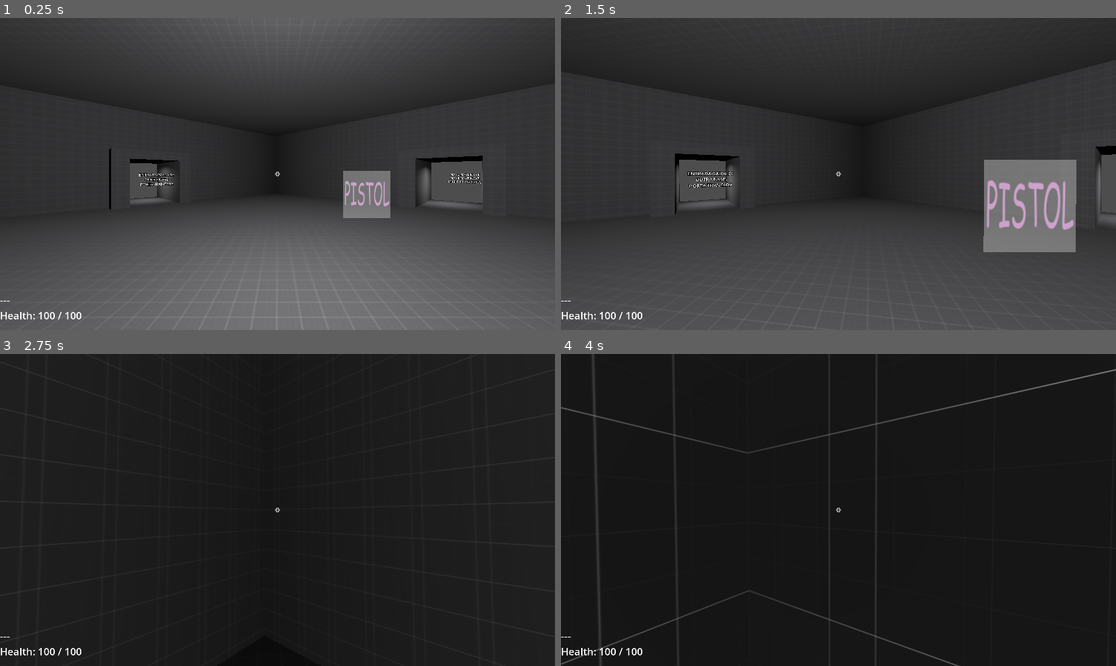
Above: before the commit, frames 1-4 (two rows, left to right).
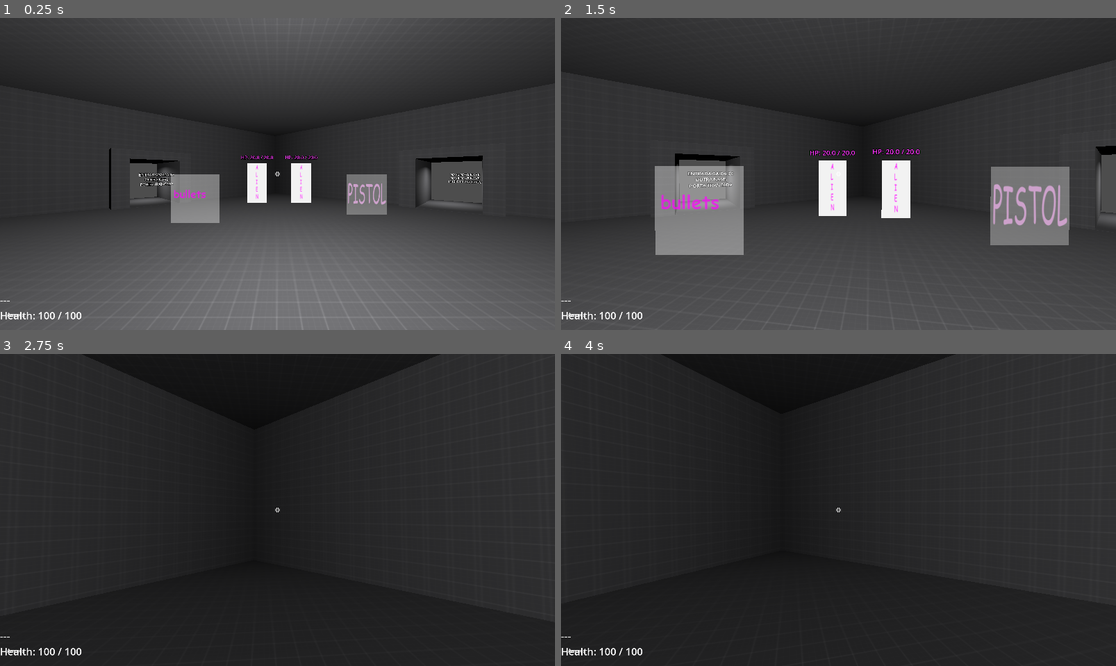
Above: after the commit, the same moments.

Repository: alxcsx/scifi-fps
Game: Godot game, scene res://scenes/map/Main.tscn
Two runs of this game, one before a commit and one after it. Both use one fixed random seed, a clock stepped at 60 frames per second and the inputs below.
Inputs (mouse positions are in pixels of both pictures, inside the frame that each line leads up to):
- Up to frame 1 (0.25 s): no input
- Up to frame 2 (1.5 s): move the mouse to (866, 174) at 0.52 s; hold Shift (crouch) 0.53-1.28 s; hold W (move_forward) from 0.53 s (still down); move the mouse to (810, 174) at 1.27 s; click (810, 174) at 1.35 s
- Up to frame 3 (2.75 s): keep holding W (move_forward); move the mouse to (288, 503) at 2.02 s; hold E (weapon_next) from 2.03 s (still down)
- Up to frame 4 (4 s): keep holding W (move_forward); move the mouse to (832, 516) at 2.77 s; release E (weapon_next) at 2.78 s; tap Q (weapon_prev) at 2.85 s; tap Enter at 3.5 s; move the mouse to (877, 513) at 3.52 s; hold Shift (crouch) from 3.53 s (still down)

The runs differ from the first frame. In frame 1, 3.0% of the frame differs, in the area x 1-71%, y 44-96%; in frame 2, 8.8%; in frame 3, 0.2%; in frame 4, 16%, in the area x 0-100%, y 0-100%.

Commit message:
Inimigo Base + Pickup de Balas + cleanup

Diff:
--- /dev/null
+++ b/resources/ammo/bullets.tres
@@ -0,0 +1,10 @@
+[gd_resource type="Resource" script_class="AmmoItem" format=3 uid="uid://caq4ql0j4kocw"]
+
+[ext_resource type="Script" uid="uid://b4m6knhom7fdn" path="res://scripts/resources/AmmoItem.gd" id="1_0gyap"]
+[ext_resource type="Texture2D" uid="uid://bs8h7i178yr3x" path="res://textures/placeholders/bullets_mock.png" id="1_4ws6o"]
+
+[resource]
+script = ExtResource("1_0gyap")
+item_name = "Bullets"
+icon = ExtResource("1_4ws6o")
+metadata/_custom_type_script = "uid://b4m6knhom7fdn"
--- a/scenes/controllers/player.tscn
+++ b/scenes/controllers/player.tscn
@@ -1,10 +1,10 @@
 [gd_scene format=3 uid="uid://buioxy5ag4gc6"]
 
-[ext_resource type="Script" uid="uid://bh7whb50yhh3k" path="res://scripts/player/Player.gd" id="1_xxdfd"]
-[ext_resource type="Script" uid="uid://dm870l2w53ue4" path="res://scripts/player/PlayerHealthManager.gd" id="2_4p0md"]
-[ext_resource type="Script" uid="uid://bwne07mm23kui" path="res://scripts/player/PlayerInventoryManager.gd" id="2_dqkch"]
-[ext_resource type="Script" uid="uid://ff8i2a4rw2jq" path="res://scripts/player/PlayerInteractionManager.gd" id="2_nceo0"]
-[ext_resource type="Script" uid="uid://d2q325h3ul3s0" path="res://scripts/player/PlayerMovementManager.gd" id="2_qhqgy"]
+[ext_resource type="Script" uid="uid://bh7whb50yhh3k" path="res://scripts/entities/player/Player.gd" id="1_xxdfd"]
+[ext_resource type="Script" uid="uid://dm870l2w53ue4" path="res://scripts/entities/HealthManager.gd" id="2_4p0md"]
+[ext_resource type="Script" uid="uid://bwne07mm23kui" path="res://scripts/entities/player/PlayerInventoryManager.gd" id="2_dqkch"]
+[ext_resource type="Script" uid="uid://ff8i2a4rw2jq" path="res://scripts/entities/player/PlayerInteractionManager.gd" id="2_nceo0"]
+[ext_resource type="Script" uid="uid://d2q325h3ul3s0" path="res://scripts/entities/player/PlayerMovementManager.gd" id="2_qhqgy"]
 [ext_resource type="PackedScene" uid="uid://dh65p6lyige1w" path="res://scenes/controllers/weapons_manager.tscn" id="3_qhqgy"]
 [ext_resource type="Script" uid="uid://dmjyqs7aqro33" path="res://scripts/ui/StatusUi.gd" id="6_4p0md"]
 
--- /dev/null
+++ b/scenes/enemy_base.tscn
@@ -0,0 +1,53 @@
+[gd_scene format=3 uid="uid://bp2uqpvawm2be"]
+
+[ext_resource type="Script" uid="uid://bm82j8rrewjpk" path="res://scripts/entities/enemy/Enemy.gd" id="1_j1ss0"]
+[ext_resource type="Script" uid="uid://dm870l2w53ue4" path="res://scripts/entities/HealthManager.gd" id="1_sw0xa"]
+[ext_resource type="Texture2D" uid="uid://dhjl0ei71hw2g" path="res://textures/placeholders/enemies/alien_mock.png" id="2_j1ss0"]
+[ext_resource type="Script" uid="uid://ylqa4a3k3hac" path="res://scripts/entities/enemy/DebugHealthLabel.gd" id="4_vv3x1"]
+
+[sub_resource type="CapsuleShape3D" id="CapsuleShape3D_vv3x1"]
+margin = 0.02
+radius = 0.55
+
+[sub_resource type="SystemFont" id="SystemFont_lxe82"]
+font_names = PackedStringArray("Comic Sans MS")
+
+[node name="EnemyBase" type="CharacterBody3D" unique_id=2019205864]
+script = ExtResource("1_j1ss0")
+
+[node name="HealthManager" type="Node" parent="." unique_id=1480613007]
+unique_name_in_owner = true
+script = ExtResource("1_sw0xa")
+max_health = 20.0
+
+[node name="Sprite3D" type="Sprite3D" parent="." unique_id=1819026439]
+transform = Transform3D(1, 0, 0, 0, 1, 0, 0, 0, 1, 0, -0.009917676, 0)
+pixel_size = 0.007
+billboard = 2
+texture = ExtResource("2_j1ss0")
+
+[node name="Collision" type="CollisionShape3D" parent="." unique_id=1093155764]
+shape = SubResource("CapsuleShape3D_vv3x1")
+
+[node name="Label3D" type="Label3D" parent="." unique_id=999046501 node_paths=PackedStringArray("health_manager")]
+transform = Transform3D(1, 0, 0, 0, 1, 0, 0, 0, 1, 0, 1.1453488, 0)
+billboard = 2
+modulate = Color(1, 0.21176471, 1, 1)
+text = "100/100"
+font = SubResource("SystemFont_lxe82")
+font_size = 43
+script = ExtResource("4_vv3x1")
+health_manager = NodePath("../HealthManager")
+
+[node name="AmmoLabel" type="Label" parent="." unique_id=1749076433]
+anchors_preset = 2
+anchor_top = 1.0
+anchor_bottom = 1.0
+offset_left = 25.0
+offset_top = -65.0
+offset_right = 155.0
+offset_bottom = -16.0
+grow_vertical = 0
+text = "Ammo:
+"
+vertical_alignment = 1
--- a/scenes/item_3d.tscn
+++ b/scenes/item_3d.tscn
@@ -5,19 +5,7 @@
 [sub_resource type="SphereShape3D" id="SphereShape3D_rqc4q"]
 radius = 1.0
 
-[sub_resource type="StandardMaterial3D" id="StandardMaterial3D_a83qc"]
-transparency = 1
-shading_mode = 0
-billboard_mode = 2
-
-[sub_resource type="QuadMesh" id="QuadMesh_a83qc"]
-material = SubResource("StandardMaterial3D_a83qc")
-size = Vector2(1.5, 1.5)
-
-[sub_resource type="StandardMaterial3D" id="StandardMaterial3D_rqc4q"]
-transparency = 1
-shading_mode = 0
-billboard_mode = 2
+[sub_resource type="SpriteFrames" id="SpriteFrames_a83qc"]
 
 [node name="Item3D" type="Area3D" unique_id=498381206]
 script = ExtResource("1_a83qc")
@@ -25,6 +13,7 @@
 [node name="CollisionShape3D" type="CollisionShape3D" parent="." unique_id=1207463710]
 shape = SubResource("SphereShape3D_rqc4q")
 
-[node name="MeshInstance3D" type="MeshInstance3D" parent="." unique_id=1124968775]
-mesh = SubResource("QuadMesh_a83qc")
-surface_material_override/0 = SubResource("StandardMaterial3D_rqc4q")
+[node name="AnimatedSprite3D" type="AnimatedSprite3D" parent="." unique_id=397695751]
+billboard = 2
+double_sided = false
+sprite_frames = SubResource("SpriteFrames_a83qc")
--- a/scenes/map/Main.tscn
+++ b/scenes/map/Main.tscn
@@ -6,6 +6,8 @@
 [ext_resource type="PackedScene" uid="uid://xfg4c8hgb0ab" path="res://scenes/item_3d.tscn" id="4_me068"]
 [ext_resource type="Resource" uid="uid://c5liy3lsbp0pp" path="res://resources/weapons/flashlight.tres" id="5_nrrx4"]
 [ext_resource type="Resource" uid="uid://dflobhpwe1c4q" path="res://resources/weapons/pistol.tres" id="6_x8ewb"]
+[ext_resource type="PackedScene" uid="uid://bp2uqpvawm2be" path="res://scenes/enemy_base.tscn" id="7_nrrx4"]
+[ext_resource type="Resource" uid="uid://caq4ql0j4kocw" path="res://resources/ammo/bullets.tres" id="8_c5b8y"]
 
 [node name="Main" type="Node3D" unique_id=487650876]
 
@@ -134,3 +136,16 @@
 [node name="Item3D2" parent="." unique_id=1655220422 instance=ExtResource("4_me068")]
 transform = Transform3D(1, 0, 0, 0, 1, 0, 0, 0, 1, 2.0985284, 78.160324, 0.91612005)
 item_to_give = ExtResource("6_x8ewb")
+
+[node name="Item3D3" parent="." unique_id=1210510599 instance=ExtResource("4_me068")]
+transform = Transform3D(1, 0, 0, 0, 1, 0, 0, 0, 1, -2.9021652, 78.160324, 2.0589228)
+item_to_give = ExtResource("8_c5b8y")
+
+[node name="EnemyBase" parent="." unique_id=2019205864 instance=ExtResource("7_nrrx4")]
+transform = Transform3D(1, 0, 0, 0, 1, 0, 0, 0, 1, -5.7671146, 78.84013, 6.8413177)
+
+[node name="EnemyBase2" parent="." unique_id=1392446255 instance=ExtResource("7_nrrx4")]
+transform = Transform3D(1, 0, 0, 0, 1, 0, 0, 0, 1, -1.6664553, 78.84013, -1.8231549)
+
+[node name="EnemyBase3" parent="." unique_id=1398383204 instance=ExtResource("7_nrrx4")]
+transform = Transform3D(1, 0, 0, 0, 1, 0, 0, 0, 1, 0.3330307, 78.84013, -1.8231549)
--- a/scripts/entities/player/PlayerHealthManager.gd
+++ b/scripts/entities/HealthManager.gd
@@ -1,5 +1,6 @@
 extends Node
-class_name PlayerHealthManager
+class_name HealthManager
+# Tracks Health for an entity (players or enemies)
 
 signal health_changed(current_health: float, max_health: float)
 signal player_died()
@@ -12,7 +13,7 @@
 
 	current_health -= amount
 	current_health = max(current_health, 0.0)
-	print("Player took damage! Health: ", current_health)
+	print("%s took damage! Health: %d" % [owner.name, current_health])
 	health_changed.emit(current_health, max_health)
 	if current_health == 0:
 		_die()
@@ -23,9 +24,9 @@
 
 	current_health += amount
 	current_health = min(current_health, max_health)
-	print("Player healed! Health: ", current_health)
+	print("%s healed! Health: %d" % [owner.name, current_health])
 	health_changed.emit(current_health, max_health)
 
 func _die() -> void:
-	print("Player has died!")
+	print("%s has died!" % [owner.name])
 	player_died.emit()
--- /dev/null
+++ b/scripts/entities/enemy/DebugHealthLabel.gd
@@ -0,0 +1,22 @@
+extends Label3D
+class_name DebugHealthLabel
+
+@export var health_manager: HealthManager
+
+func _ready() -> void:
+  if not health_manager:
+    health_manager = %HealthManager
+
+
+  if health_manager:
+    health_manager.health_changed.connect(_on_health_changed)
+    _update_text(health_manager.current_health, health_manager.max_health)
+  else:
+    text = "HP: ???!"
+    push_warning("DebugHealthLabel on " + str(owner.name) + " is missing a HealthManager!")
+
+func _on_health_changed(current_health: float, max_health: float) -> void:
+  _update_text(current_health, max_health)
+
+func _update_text(current: float, maximum: float) -> void:
+  text = "HP: %s / %s" % [str(current), str(maximum)]
--- /dev/null
+++ b/scripts/entities/enemy/Enemy.gd
@@ -0,0 +1,25 @@
+extends CharacterBody3D
+class_name Enemy
+
+@onready var health_manager: HealthManager = %HealthManager
+
+
+var gravity: float = ProjectSettings.get_setting("physics/3d/default_gravity")
+
+func _ready() -> void:
+	if health_manager:
+		health_manager.player_died.connect(_on_died)
+
+func _physics_process(delta: float) -> void:
+	if not is_on_floor():
+		velocity.y -= gravity * delta
+
+	move_and_slide()
+
+func take_damage(amount: float) -> void:
+	if health_manager:
+		health_manager.take_damage(amount)
+
+func _on_died() -> void:
+	print("Enemy destroyed!")
+	queue_free()
--- a/scripts/entities/player/Player.gd
+++ b/scripts/entities/player/Player.gd
@@ -3,7 +3,7 @@
 
 @export var combat_raycast: RayCast3D
 # Managers
-@onready var health_manager: PlayerHealthManager = %HealthManager
+@onready var health_manager: HealthManager = %HealthManager
 @onready var movement_manager: PlayerMovementManager = %MovementManager
 @onready var weapons_manager: PlayerWeaponsManager = %WeaponsManager
 @onready var inventory_manager: PlayerInventoryManager = %InventoryManager
--- a/scripts/resources/AmmoItem.gd
+++ b/scripts/resources/AmmoItem.gd
@@ -6,6 +6,7 @@
   BULLETS,
 }
 
+@export
 var ammo_type: AmmoType = AmmoType.BULLETS
 
 @export
--- a/scripts/scene_objects/Item3D.gd
+++ b/scripts/scene_objects/Item3D.gd
@@ -7,23 +7,24 @@
 var float_height := 0.5
 
 @onready var start_y: float = global_position.y
-@onready var mesh: MeshInstance3D = $MeshInstance3D
+@onready var sprite: AnimatedSprite3D = $AnimatedSprite3D
 
 func _ready() -> void:
-  body_entered.connect(on_body_entered)
-  if item_to_give and item_to_give.icon:
-    var material = mesh.get_active_material(0)
-    if material:
-      var unique_material = material.duplicate()
-      unique_material.albedo_texture = item_to_give.icon
-      mesh.set_surface_override_material(0, unique_material)
+	body_entered.connect(on_body_entered)
+
+	if item_to_give and item_to_give.icon:
+		var frames := SpriteFrames.new()
+		frames.add_animation("idle")
+		frames.add_frame("idle", item_to_give.icon)
+		sprite.sprite_frames = frames
+		sprite.play("idle")
 
 func _process(_delta: float) -> void:
-  position.y = start_y + (sin(Time.get_ticks_msec() / 1000.0 * float_speed) * float_height)
+	position.y = start_y + (sin(Time.get_ticks_msec() / 1000.0 * float_speed) * float_height)
 
 func on_body_entered(body: Node3D) -> void:
-  if body is CharacterBody3D and body.name == "Player":
-    var inventory: PlayerInventoryManager = body.get_node("InventoryManager")
-    if inventory:
-      inventory._on_item_picked_up(item_to_give)
-      queue_free()
+	if body is CharacterBody3D and body.name == "Player":
+		var inventory: PlayerInventoryManager = body.get_node_or_null("InventoryManager")
+		if inventory:
+			inventory._on_item_picked_up(item_to_give)
+			queue_free()
--- a/scripts/ui/StatusUi.gd
+++ b/scripts/ui/StatusUi.gd
@@ -5,7 +5,7 @@
 @onready var ammo_label: Label = $AmmoLabel
 @onready var weapons_manager: PlayerWeaponsManager = %WeaponsManager
 @onready var inventory_manager: PlayerInventoryManager = %InventoryManager
-@onready var health_manager: PlayerHealthManager = %HealthManager
+@onready var health_manager: HealthManager = %HealthManager
 
 
 func _ready() -> void:
@@ -21,7 +21,7 @@
     health_manager.health_changed.connect(_on_health_changed)
     _on_health_changed(health_manager.current_health, health_manager.max_health)
   else:
-    push_warning("No PlayerHealthManager found! Health display will not function.")
+    push_warning("No HealthManager found! Health display will not function.")
     health_label.hide()
 
 func _on_health_changed(current_health: float, max_health: float) -> void:
Renamed: scripts/entities/player/PlayerHealthManager.gd.uid -> scripts/entities/HealthManager.gd.uid
Not shown, added: scripts/entities/enemy/DebugHealthLabel.gd.uid
Not shown, added: scripts/entities/enemy/Enemy.gd.uid
Binary file added: textures/placeholders/ammo_mock.png
Not shown, added: textures/placeholders/ammo_mock.png.import
Binary file added: textures/placeholders/bullets_mock.png
Not shown, added: textures/placeholders/bullets_mock.png.import
Binary file added: textures/placeholders/enemies/alien_mock.png
Not shown, added: textures/placeholders/enemies/alien_mock.png.import
